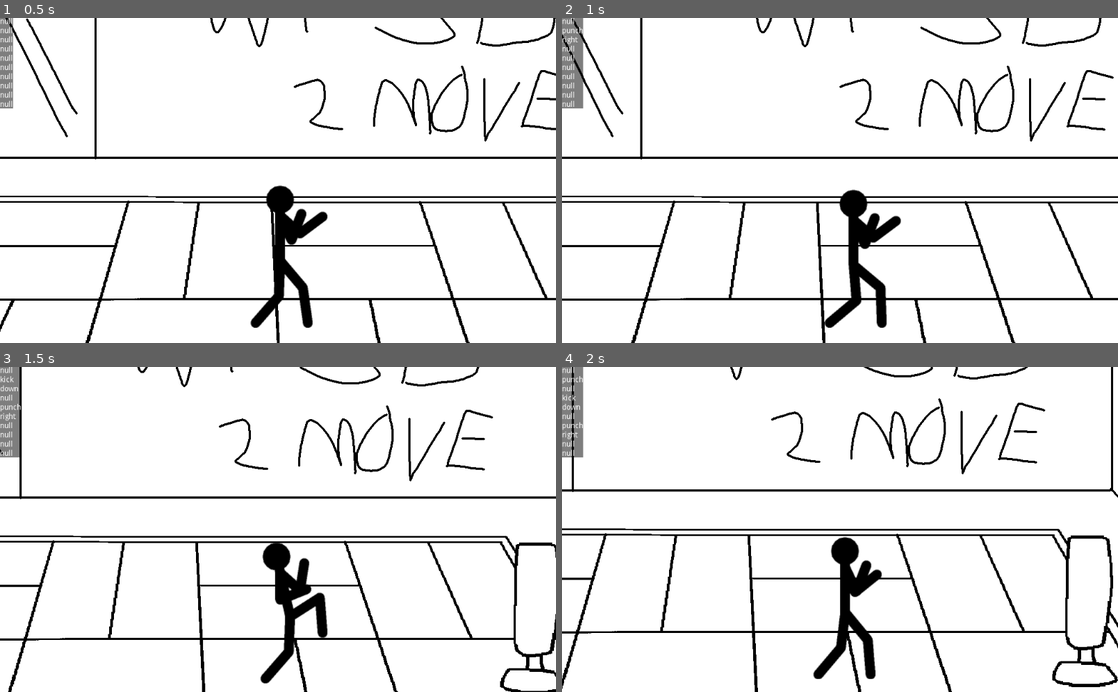
Above: before the commit, frames 1-4 (two rows, left to right).
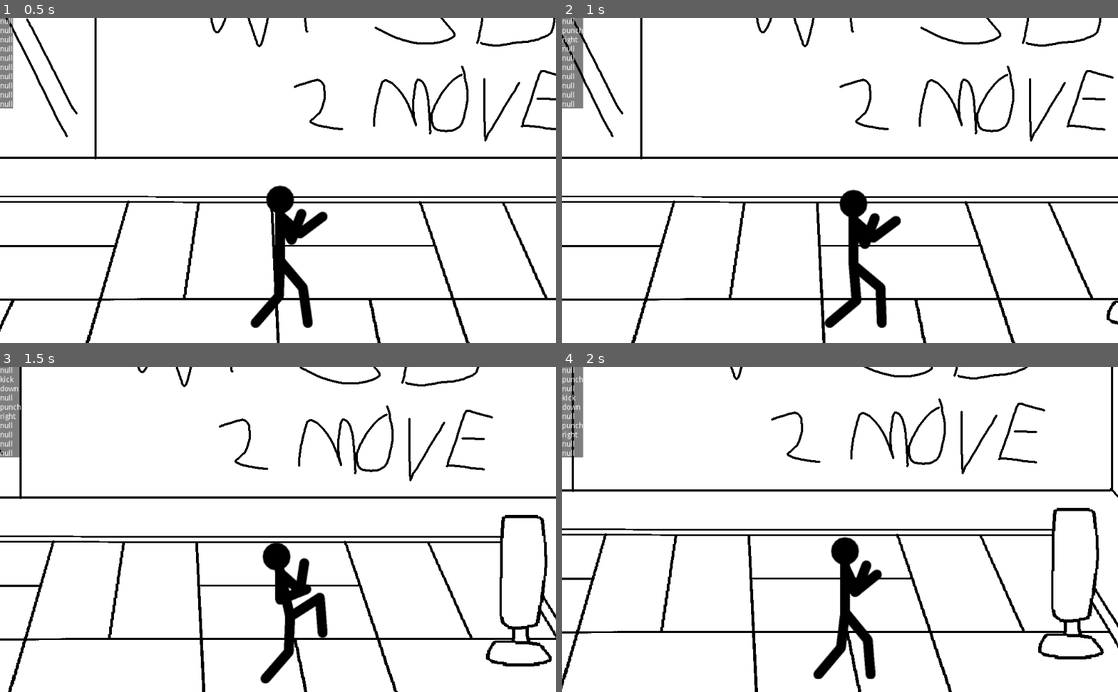
Above: after the commit, the same moments.

Repository: DersuG/bb-old
Game: Godot game, scene res://Main.tscn
Same seed, same stepped clock (60 frames per second), same inputs: the game is played once before the commit and once after it.
Inputs:
- Up to frame 1 (0.5 s): no input
- Up to frame 2 (1 s): hold D (right) from 0.53 s (still down); tap E (punch) at 0.6 s
- Up to frame 3 (1.5 s): release D (right) at 1.28 s; hold S (down) from 1.28 s (still down); tap Q (kick) at 1.35 s
- Up to frame 4 (2 s): keep holding S (down); tap E (punch) at 1.55 s

Frame 1 is identical in both runs. In frame 2, less than 0.1% of the frame differs, in the area x 97-100%, y 86-95%; in frame 3, 1.6%; in frame 4, 1.8%, in the area x 85-100%, y 43-99%.

Commit message:
Finish with damage indicator

Diff:
--- /dev/null
+++ b/FloatingText.gd
@@ -0,0 +1,23 @@
+extends Position2D
+
+onready var label = $Label
+onready var tween = get_node("Tween")
+var amount = 0
+
+var velocity = Vector2(0, 0)
+
+func _ready():
+	label.set_text(str(amount))
+
+	randomize()
+	var side_movement = randi() % 41 -  20
+	velocity = Vector2(side_movement, 25)
+	tween.interpolate_property(self, 'scale', scale, Vector2(1, 1), 0.2, Tween.TRANS_LINEAR, Tween.EASE_OUT)
+	tween.interpolate_property(self, 'scale', Vector2(1, 1), Vector2(0.1, 0.1), 0.7, Tween.TRANS_LINEAR,Tween.EASE_OUT, 0.3)
+	tween.start()
+
+func _on_Tween_tween_all_completed():
+	self.queue_free()
+
+func _process(delta):
+	position -= velocity * delta
--- /dev/null
+++ b/FloatingText.tscn
@@ -0,0 +1,27 @@
+[gd_scene load_steps=2 format=2]
+
+[ext_resource path="res://FloatingText.gd" type="Script" id=1]
+
+[node name="FloatingText" type="Position2D"]
+position = Vector2( 0, -1 )
+scale = Vector2( 3, 3 )
+script = ExtResource( 1 )
+
+[node name="Label" type="Label" parent="."]
+anchor_left = 0.5
+anchor_top = 0.5
+anchor_right = 0.5
+anchor_bottom = 0.5
+margin_left = -50.0
+margin_top = -12.5
+margin_right = 50.0
+margin_bottom = 12.5
+rect_min_size = Vector2( 100, 25 )
+custom_colors/font_color = Color( 0, 0.439216, 1, 1 )
+text = "100"
+align = 1
+valign = 1
+
+[node name="Tween" type="Tween" parent="."]
+
+[connection signal="tween_all_completed" from="Tween" to="." method="_on_Tween_tween_all_completed"]
--- /dev/null
+++ b/Global.gd
@@ -0,0 +1 @@
+extends Node
--- a/Main.tscn
+++ b/Main.tscn
@@ -1,18 +1,9 @@
-[gd_scene load_steps=8 format=2]
+[gd_scene load_steps=5 format=2]
 
 [ext_resource path="res://paint.net/dojo_bg.png" type="Texture" id=1]
 [ext_resource path="res://Main.gd" type="Script" id=2]
 [ext_resource path="res://scenes/Character/Character.tscn" type="PackedScene" id=3]
-[ext_resource path="res://paint.net/punching_bag.png" type="Texture" id=4]
-[ext_resource path="res://Punching_Bag.gd" type="Script" id=5]
-
-[sub_resource type="CapsuleShape2D" id=1]
-radius = 23.9964
-height = 69.9999
-
-[sub_resource type="CapsuleShape2D" id=2]
-radius = 40.0
-height = 134.0
+[ext_resource path="res://Punching_Bag.tscn" type="PackedScene" id=4]
 
 [node name="Main" type="Node"]
 script = ExtResource( 2 )
@@ -39,24 +30,5 @@
 current = true
 smoothing_enabled = true
 
-[node name="Punching_Bag" type="StaticBody2D" parent="Gameplay/YSort"]
-position = Vector2( 608, 288 )
-script = ExtResource( 5 )
-
-[node name="Sprite" type="Sprite" parent="Gameplay/YSort/Punching_Bag"]
-position = Vector2( 0, -107 )
-texture = ExtResource( 4 )
-
-[node name="CollisionShape2D" type="CollisionShape2D" parent="Gameplay/YSort/Punching_Bag"]
-position = Vector2( 0, 5 )
-rotation = 1.57089
-shape = SubResource( 1 )
-
-[node name="Hurtbox" type="Area2D" parent="Gameplay/YSort/Punching_Bag"]
-position = Vector2( -1, -154 )
-
-[node name="CollisionShape2D" type="CollisionShape2D" parent="Gameplay/YSort/Punching_Bag/Hurtbox"]
-position = Vector2( 6, 9 )
-shape = SubResource( 2 )
-
-[connection signal="area_entered" from="Gameplay/YSort/Punching_Bag/Hurtbox" to="Gameplay/YSort/Punching_Bag" method="_on_Hurtbox_area_entered"]
+[node name="Punching_Bag" parent="Gameplay/YSort" instance=ExtResource( 4 )]
+position = Vector2( 582, 237 )
--- a/Punching_Bag.gd
+++ b/Punching_Bag.gd
@@ -1,9 +1,17 @@
 extends StaticBody2D
 
-
+var floatingtext = preload("res://FloatingText.tscn")
 
 func _on_Hurtbox_area_entered(area):
 	if area.is_in_group("TYPE_HITBOX") and area.is_in_group("PUNCH"):
 		print("damaged from punch")
+		punch_hit()
 	if area.is_in_group("TYPE_HITBOX") and area.is_in_group("KICK"):
 		print("damaged from kick")
+
+func punch_hit():
+	var damage = 10
+	var text = floatingtext.instance()
+	text.amount = damage
+	print(text.amount)
+	get_node("Position2D").add_child(text)
--- /dev/null
+++ b/Punching_Bag.tscn
@@ -0,0 +1,36 @@
+[gd_scene load_steps=5 format=2]
+
+[ext_resource path="res://Punching_Bag.gd" type="Script" id=1]
+[ext_resource path="res://paint.net/punching_bag.png" type="Texture" id=2]
+
+[sub_resource type="CapsuleShape2D" id=1]
+radius = 23.9964
+height = 69.9999
+
+[sub_resource type="CapsuleShape2D" id=2]
+radius = 40.0
+height = 134.0
+
+[node name="Punching_Bag" type="StaticBody2D"]
+script = ExtResource( 1 )
+
+[node name="Sprite" type="Sprite" parent="."]
+position = Vector2( 0, -107 )
+texture = ExtResource( 2 )
+
+[node name="CollisionShape2D" type="CollisionShape2D" parent="."]
+position = Vector2( 0, 5 )
+rotation = 1.57089
+shape = SubResource( 1 )
+
+[node name="Hurtbox" type="Area2D" parent="."]
+position = Vector2( -1, -154 )
+
+[node name="CollisionShape2D" type="CollisionShape2D" parent="Hurtbox"]
+position = Vector2( 6, 9 )
+shape = SubResource( 2 )
+
+[node name="Position2D" type="Position2D" parent="."]
+position = Vector2( 0, -276 )
+
+[connection signal="area_entered" from="Hurtbox" to="." method="_on_Hurtbox_area_entered"]
--- a/project.godot
+++ b/project.godot
@@ -13,6 +13,10 @@
 config/name="BB"
 run/main_scene="res://Main.tscn"
 config/icon="res://icon.png"
+
+[autoload]
+
+Global="*res://Global.gd"
 
 [input]
 
